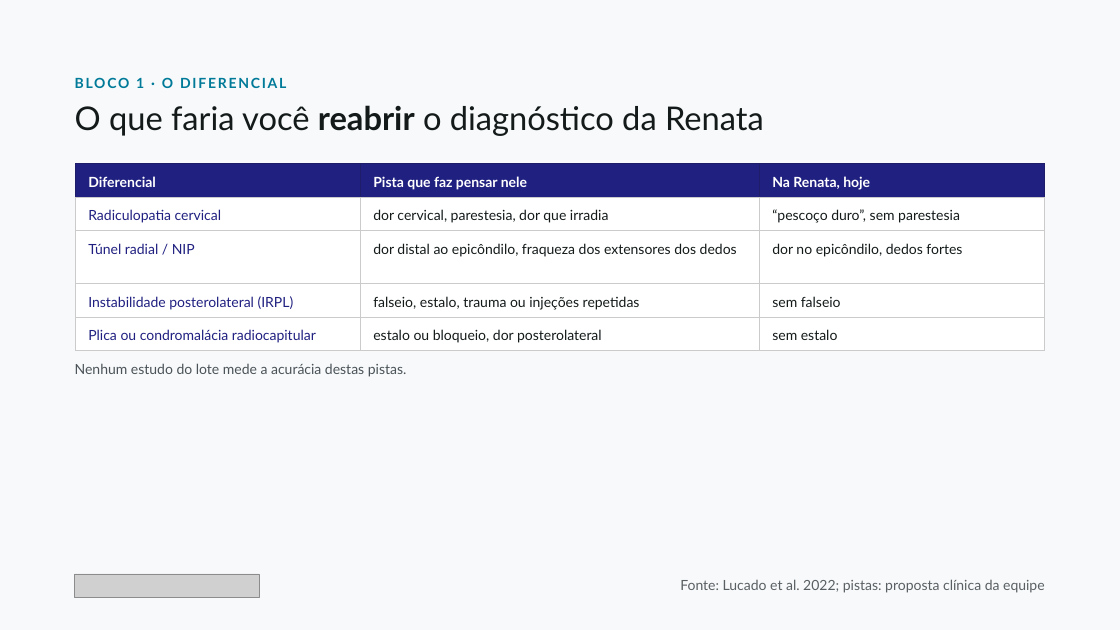
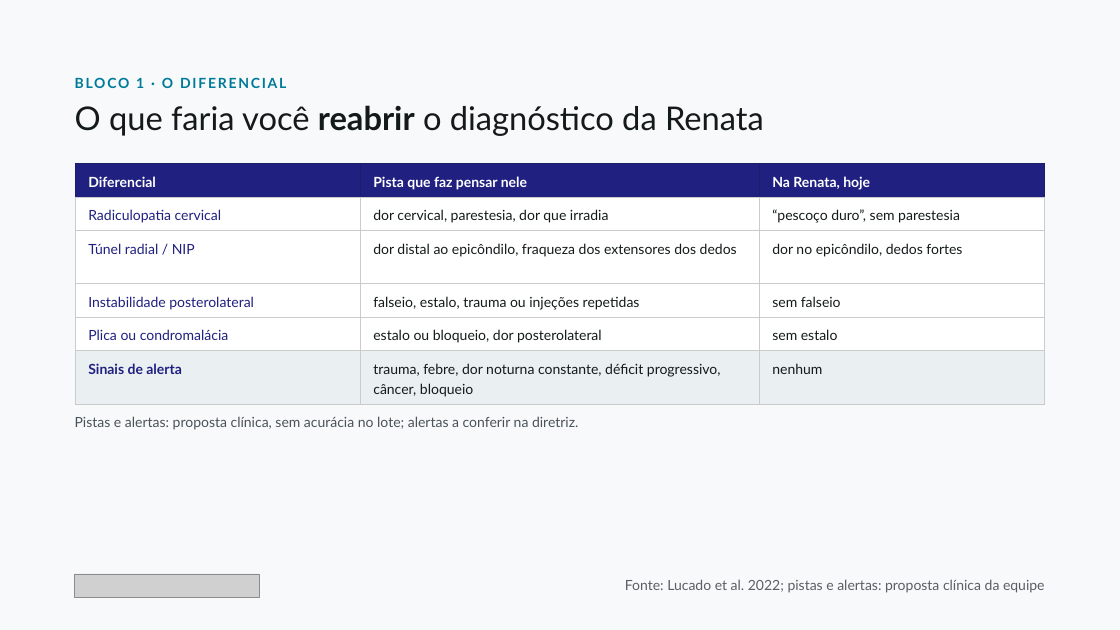
Before and after one commit to dossantosdanieel/illic, a slide deck: slide 9 of aulas/2026-11-cotovelo-lateral-1-diagnostico/04_aula/cotovelo-lateral-1-diagnostico.pptx. Drawn at 1120x630 pixels with LibreOffice and Linux fonts; fonts in the diff are those of the drawing; grey boxes stand for pictures. Boxes give left, top, right and bottom in pixels: in the first picture for what was removed or moved away, otherwise in the second. Text is boxed around its words. In the diff, an @@ line names an element or a change of style, - is before the commit and + after.

```diff
--- a/aulas/2026-11-cotovelo-lateral-1-diagnostico/04_aula/cotovelo-lateral-1-diagnostico.pptx
+++ b/aulas/2026-11-cotovelo-lateral-1-diagnostico/04_aula/cotovelo-lateral-1-diagnostico.pptx
@@ table at (76,164,1044,404) @@
-row 4: Instabilidade posterolateral (IRPL) | falseio, estalo, trauma ou injeções repetidas | sem falseio
-row 5: Plica ou condromalácia radiocapitular | estalo ou bloqueio, dor posterolateral | sem estalo
+row 4: Instabilidade posterolateral | falseio, estalo, trauma ou injeções repetidas | sem falseio
+row 5: Plica ou condromalácia | estalo ou bloqueio, dor posterolateral | sem estalo
+row 6: Sinais de alerta | trauma, febre, dor noturna constante, déficit progressivo, câncer, bloqueio | nenhum
@@ text at (75,416,578,430): text changed @@
-Nenhum estudo do lote mede a acurácia destas pistas.
+Pistas e alertas: proposta clínica, sem acurácia no lote; alertas a conferir na diretriz.
@@ text at (625,579,1045,593): text changed @@
-Fonte: Lucado et al. 2022; pistas: proposta clínica da equipe
+Fonte: Lucado et al. 2022; pistas e alertas: proposta clínica da equipe
```
Also in this commit, not shown: 18 other slides changed, 30 other files.
